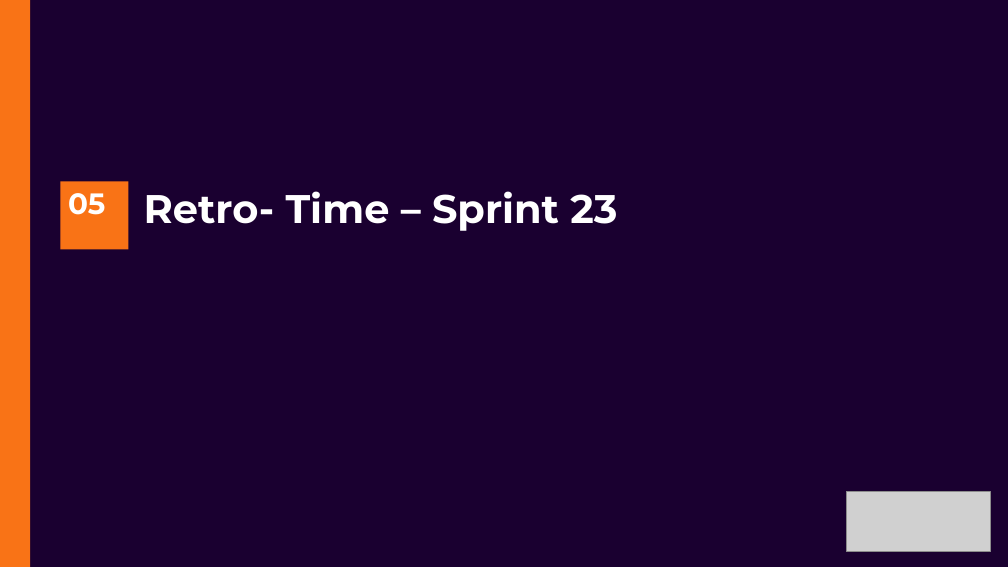
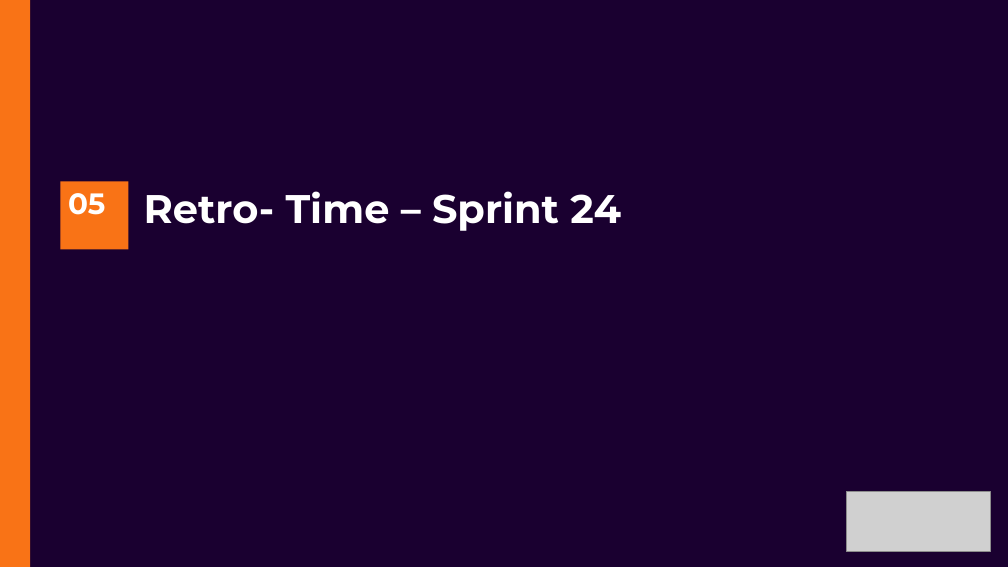
Before and after one commit to patriciapaquim-ui/FAMILHAO, a slide deck: slide 25 of raio-x-sprint-familhao_Conversão_Sprint24_VF.pptx. Drawn at 1008x567 pixels with LibreOffice and Linux fonts; fonts in the diff are those of the drawing; grey boxes stand for pictures. Boxes give left, top, right and bottom in pixels: in the first picture for what was removed or moved away, otherwise in the second. Text is boxed around its words. In the diff, an @@ line names an element or a change of style, - is before the commit and + after.

```diff
--- a/raio-x-sprint-familhao_Conversão_Sprint24_VF.pptx
+++ b/raio-x-sprint-familhao_Conversão_Sprint24_VF.pptx
@@ text at (144, 191, 621, 231): text changed @@
-Retro- Time – Sprint 23
+Retro- Time – Sprint 24
```
Also in this commit, not shown: 12 other slides changed.
